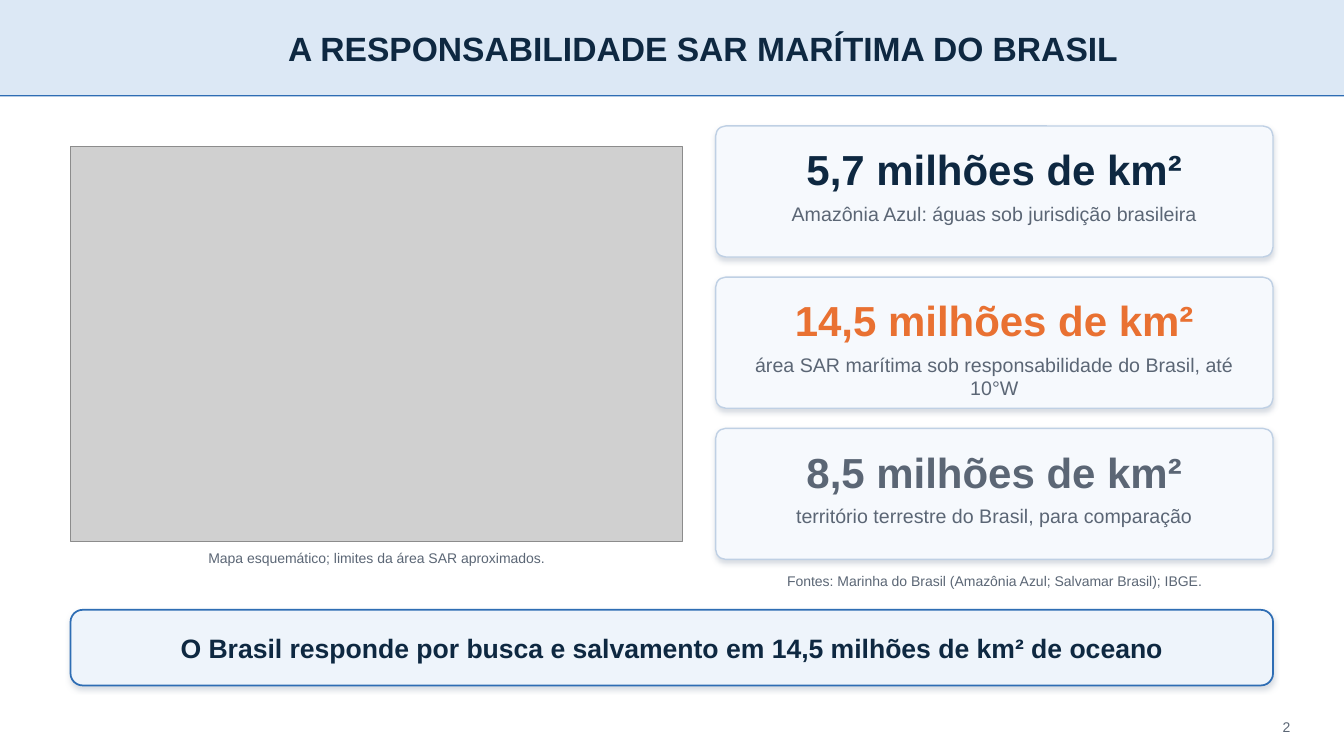
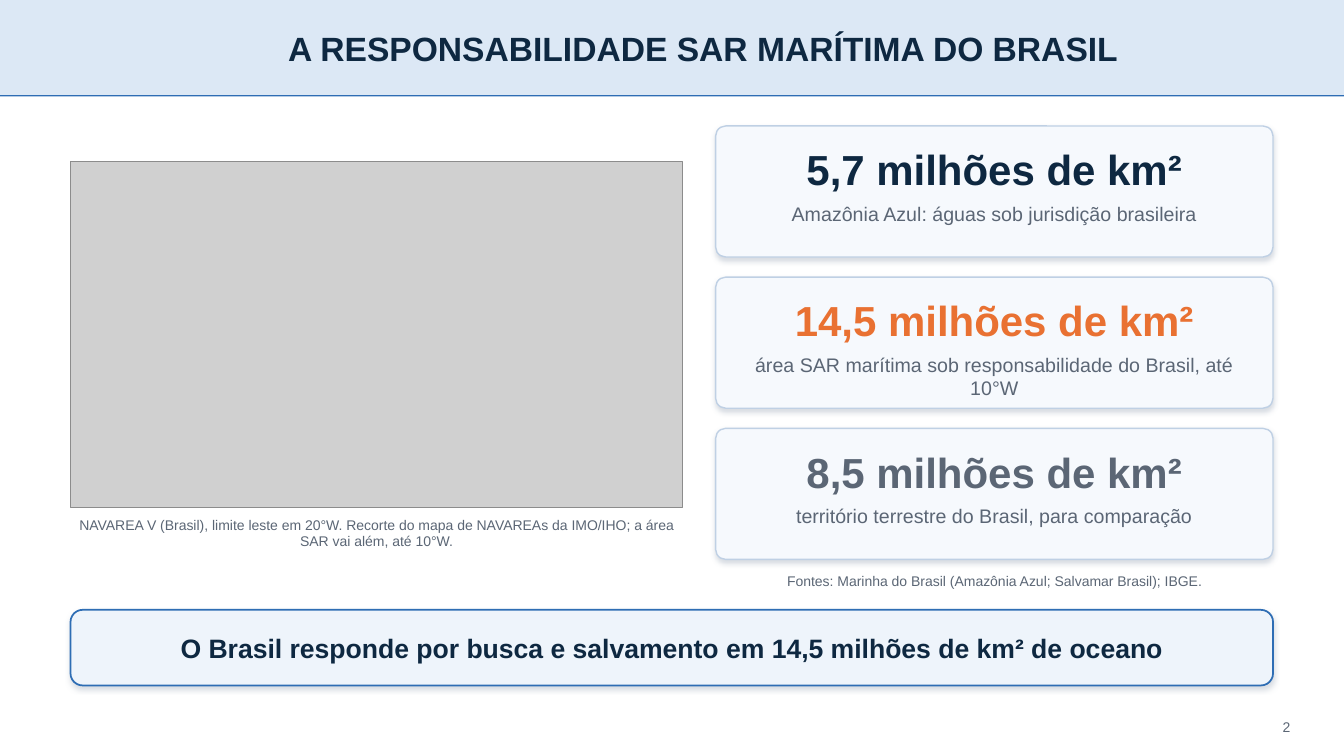
Before and after one commit to IghorRibeiro/WVCPresentation, a slide deck: slide 2 of slides/WVC2026_slides.pptx. Drawn at 1344x756 pixels with LibreOffice and Linux fonts; fonts in the diff are those of the drawing; grey boxes stand for pictures; background and template pictures are left out. Boxes give left, top, right and bottom in pixels: in the first picture for what was removed or moved away, otherwise in the second. Text is boxed around its words. In the diff, an @@ line names an element or a change of style, - is before the commit and + after.

```diff
--- a/slides/WVC2026_slides.pptx
+++ b/slides/WVC2026_slides.pptx
@@ picture: place and size @@
-picture at box(71, 146, 683, 541)
+picture at box(71, 161, 683, 508)
@@ text at box(79, 519, 674, 548): text changed @@
-Mapa esquemático; limites da área SAR aproximados.
+NAVAREA V (Brasil), limite leste em 20°W. Recorte do mapa de NAVAREAs da IMO/IHO; a área SAR vai além, até 10°W.
```
Also in this commit, not shown: 7 other files.
